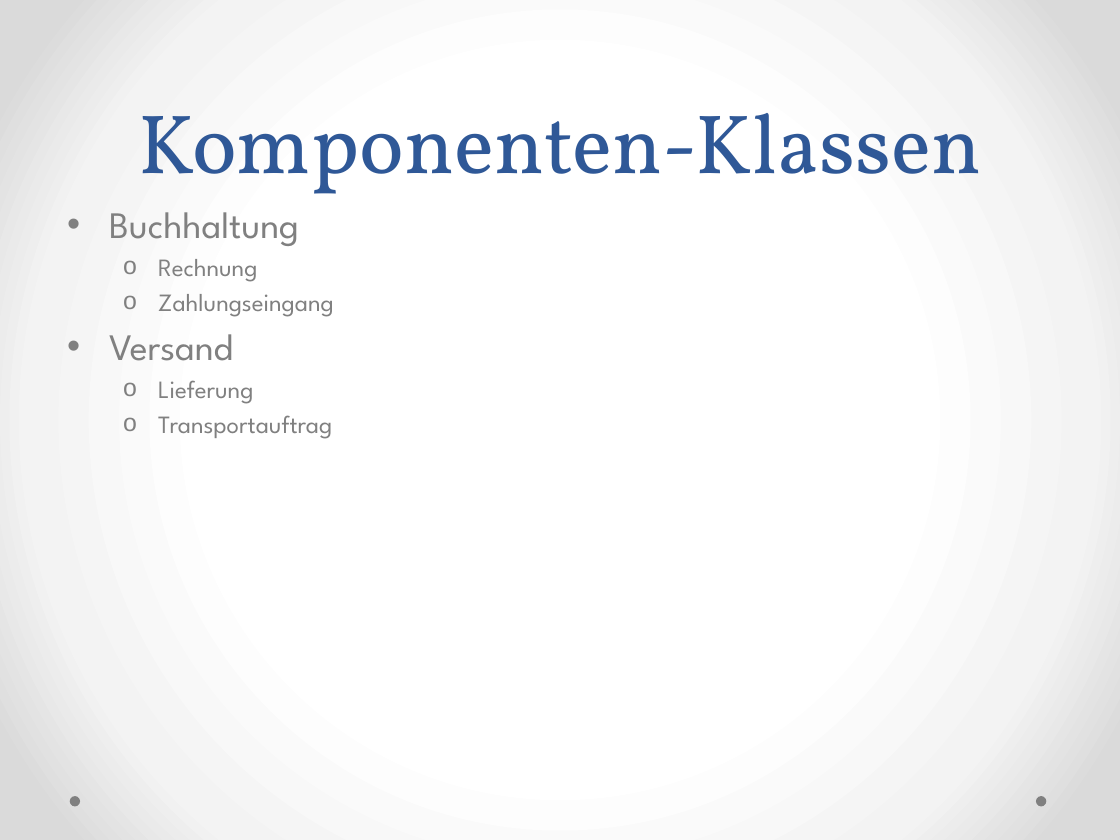
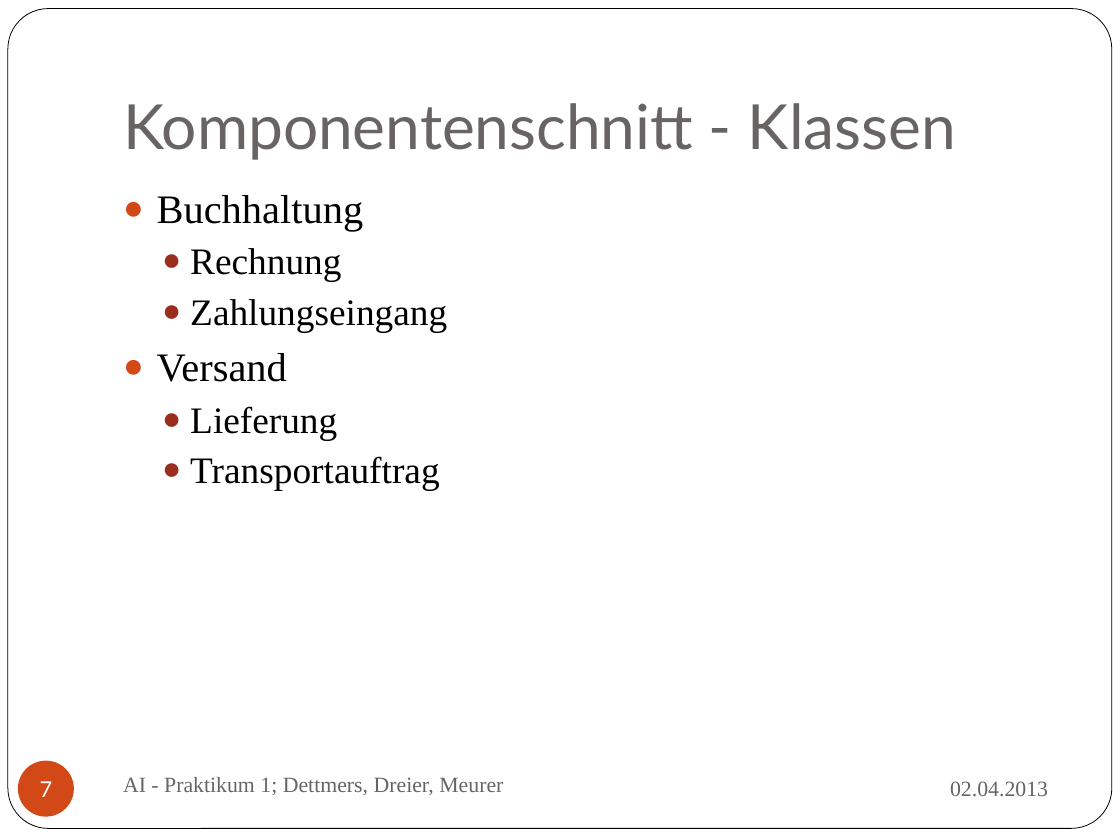
Before and after one commit to iBot/HAW_SS13_AI, a slide deck: slide 7 of Dokumente/praktikum1.pptx (slide 6 before the commit). Drawn at 1120x840 pixels with LibreOffice and Linux fonts; fonts in the diff are those of the drawing. Boxes give left, top, right and bottom in pixels: in the first picture for what was removed or moved away, otherwise in the second. Text is boxed around its words. In the diff, an @@ line names an element or a change of style, - is before the commit and + after.

```diff
--- a/Dokumente/praktikum1.pptx
+++ b/Dokumente/praktikum1.pptx
@@ background gradient #FFFFFF to #F4F4F4 to #DADADA to #FFFFFF @@
@@ rounded rectangle added at <box>8,9,1112,829</box>, fill #FFFFFF, outline #000000 0.5 pt @@
@@ title at <box>123,103,956,160</box>: text changed; size 54 to 40 pt; font Vollkorn to Lato; text colour #2F5897 to #696464 @@
-Komponenten-Klassen
+Komponentenschnitt - Klassen
@@ text "Buchhaltung": place and size @@
-text "Buchhaltung" at <box>109,212,334,439</box>
+text "Buchhaltung" at <box>157,195,447,490</box>
@@ text "Buchhaltung" at <box>157,195,447,490</box>: size 24 to 26 pt in "Buchhaltung", "Versand"; font League Spartan to Times New Roman, text colour #808080 to #000000; size 16 to 24 pt in "Rechnung", "Zahlungseingang", "Lieferung", "Transportauftrag"; bullet • to ●; bullet o to ● @@
@@ page number added at <box>18,760,74,816</box>, fill #D34817, 14 pt, text #FFFFFF @@
+7
@@ text added at <box>123,777,503,795</box>, 14 pt, text #696464 @@
+AI - Praktikum 1; Dettmers, Dreier, Meurer
@@ ellipse removed at <box>69,796,80,806</box> @@
@@ text added at <box>950,781,1048,797</box>, 14 pt, text #696464 @@
+02.04.2013
@@ ellipse removed at <box>1036,796,1046,806</box> @@
```
Also in this commit, not shown: 4 other slides changed, 11 slides added, 4 slides removed, 1 other file.
